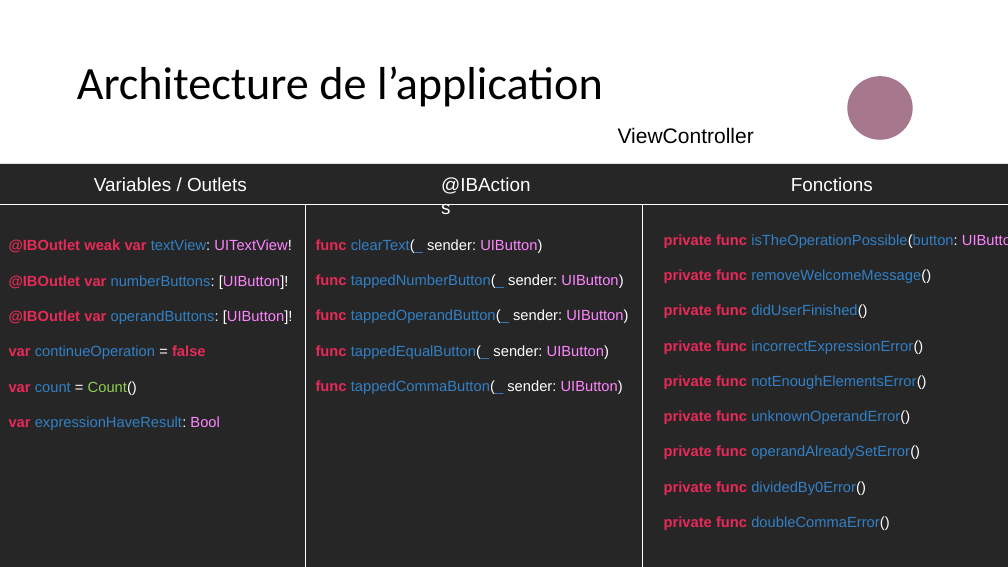
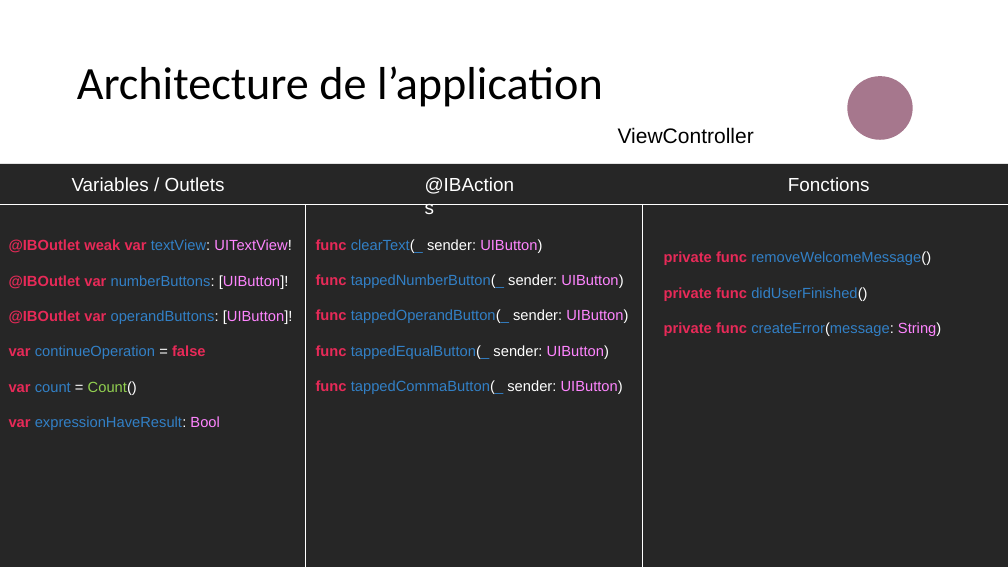
Before and after one commit to MickaeliOS/OpenClassrooms-P5-CountOnMe, a slide deck: slide 5 of Horn_Mickael_2_presentation_022122.pptx. Drawn at 1008x567 pixels with LibreOffice and Linux fonts; fonts in the diff are those of the drawing. Boxes give left, top, right and bottom in pixels: in the first picture for what was removed or moved away, otherwise in the second. Text is boxed around its words. In the diff, an @@ line names an element or a change of style, - is before the commit and + after.

```diff
--- a/Horn_Mickael_2_presentation_022122.pptx
+++ b/Horn_Mickael_2_presentation_022122.pptx
@@ text "Variables / Outlets": place and size @@
-text "Variables / Outlets" at (94,177,247,191)
+text "Variables / Outlets" at (72,177,225,191)
@@ text "@IBActions": place and size @@
-text "@IBActions" at (434,169,547,199)
+text "@IBActions" at (417,169,530,199)
@@ text at (664,234,957,248): paragraph removed @@
-private func isTheOperationPossible(button: UIButton)
@@ text at (664,322,941,336): text changed @@
-private func incorrectExpressionError()
-private func notEnoughElementsError()
-private func unknownOperandError()
-private func operandAlreadySetError()
-private func dividedBy0Error()
-private func doubleCommaError()
+private func createError(message: String)
```
Also in this commit, not shown: 3 other slides changed, 1 slide added.
